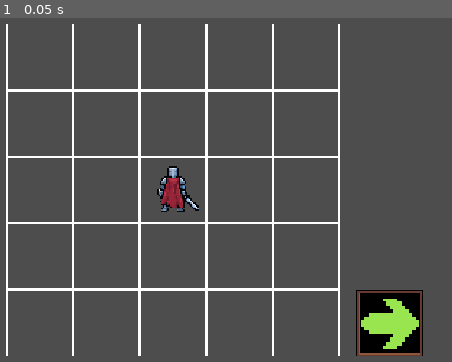
Above: before the commit, frame 1.
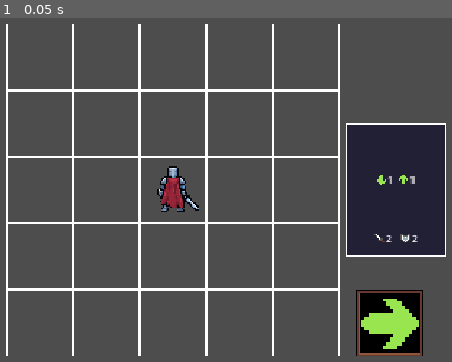
Above: after the commit, the same moment.

Repository: TheLizarditto/Foxtrot1Prototipo
Game: Godot game, scene res://Scenes/main.tscn
Same seed, same stepped clock (60 frames per second), same inputs: the game is played once before the commit and once after it.
Inputs:
- Up to frame 1 (0.05 s): no input

The runs differ from the first frame. In frame 1, 8.6% of the frame differs, in the area x 76-99%, y 30-70%.

Commit message:
Feat: agrege funciones de ejecucion de movimientos y limite de movimientos a las cartas

Diff:
--- a/Scenes/main.tscn
+++ b/Scenes/main.tscn
@@ -1,6 +1,7 @@
 [gd_scene format=3 uid="uid://b4nn81kl12ga3"]
 
 [ext_resource type="PackedScene" uid="uid://dv85vfyrw6o4c" path="res://Scenes/tablero.tscn" id="1_h0ha0"]
+[ext_resource type="PackedScene" uid="uid://bcqd6bayhlbrn" path="res://Scenes/carta.tscn" id="1_jjvhh"]
 [ext_resource type="PackedScene" uid="uid://crwd6dpdbts15" path="res://Scenes/personaje.tscn" id="2_bo1nx"]
 [ext_resource type="PackedScene" uid="uid://b4c31gckogab5" path="res://Scenes/turno.tscn" id="3_turno"]
 
@@ -15,3 +16,9 @@
 scale = Vector2(2, 2)
 
 [node name="Turno" parent="." unique_id=1889608141 instance=ExtResource("3_turno")]
+
+[node name="Carta" parent="." unique_id=1590937724 instance=ExtResource("1_jjvhh")]
+position = Vector2(214, 0)
+movimientos = Array[Vector2i]([Vector2i(0, 1), Vector2i(0, -1)])
+ataque = 2
+defensa = 2
--- a/Scripts/carta.gd
+++ b/Scripts/carta.gd
@@ -10,6 +10,7 @@
 const TEXTURA_ABAJO_DERECHA := preload("res://Assets/Carta/miniflechaabajoderecha.png")
 const TEXTURA_ATAQUE := preload("res://Assets/Carta/miniespada.png")
 const TEXTURA_DEFENSA := preload("res://Assets/Carta/miniescudo.png")
+const MAX_MOVIMIENTOS := 4
 const TAMANO_ICONO := Vector2(10, 10)
 const TAMANO_FUENTE := 10
 
@@ -18,15 +19,21 @@
 @export var movimientos: Array[Vector2i] = []
 @export var ataque := 0
 @export var defensa := 0
+@export var ruta_personaje: NodePath = "../Personaje"
+@export var delay_entre_movimientos := 0.5
 
 @onready var fondo: Sprite2D = $Fondo
 @onready var movimientos_contenedor: HBoxContainer = $Contenido/Movimientos
 @onready var atributos_contenedor: HBoxContainer = $Contenido/Atributos
+
+var ejecutando := false
 
 # Inicializa la carta, ajusta sus valores y muestra movimientos y atributos.
 func _ready() -> void:
 	ataque = maxi(ataque, 0)
 	defensa = maxi(defensa, 0)
+	delay_entre_movimientos = maxf(delay_entre_movimientos, 0.0)
+	_limitar_movimientos()
 
 	fondo.texture = sprite_fondo
 	if sprite_fondo != null:
@@ -34,6 +41,30 @@
 
 	_mostrar_movimientos()
 	_mostrar_atributos()
+
+
+# Ejecuta los movimientos de la carta sobre el personaje indicado.
+func ejecutar(personaje: Node = null) -> void:
+	if ejecutando:
+		return
+
+	if personaje == null:
+		personaje = _obtener_personaje()
+
+	if personaje == null or not personaje.has_method("movimiento"):
+		push_warning("La carta no encontro un personaje valido para ejecutar movimientos.")
+		return
+
+	ejecutando = true
+	var movimientos_validos := _obtener_movimientos_validos()
+
+	for indice in range(movimientos_validos.size()):
+		personaje.movimiento(movimientos_validos[indice])
+
+		if indice < movimientos_validos.size() - 1 and delay_entre_movimientos > 0.0:
+			await get_tree().create_timer(delay_entre_movimientos).timeout
+
+	ejecutando = false
 
 
 # Muestra cada movimiento de izquierda a derecha como flecha y cantidad.
@@ -41,13 +72,9 @@
 func _mostrar_movimientos() -> void:
 	var movimientos_agrupados: Array[Vector2i] = []
 
-	for movimiento in movimientos:
+	for movimiento in _obtener_movimientos_validos():
 		var direccion := _obtener_direccion(movimiento)
 		var cantidad := _obtener_cantidad(movimiento)
-
-		if direccion == Vector2i.ZERO or cantidad == 0:
-			push_warning("Movimiento invalido en carta: %s" % movimiento)
-			continue
 
 		# Dos movimientos consecutivos iguales se muestran como una sola cantidad.
 		if not movimientos_agrupados.is_empty() and _obtener_direccion(movimientos_agrupados[-1]) == direccion:
@@ -74,6 +101,45 @@
 		_crear_indicador(atributos_contenedor, TEXTURA_DEFENSA, defensa)
 
 	atributos_contenedor.visible = atributos_contenedor.get_child_count() > 0
+
+
+# Deja la lista de movimientos con el maximo permitido.
+func _limitar_movimientos() -> void:
+	if movimientos.size() <= MAX_MOVIMIENTOS:
+		return
+
+	push_warning("La carta solo puede tener hasta %s movimientos. Se ignoraron los movimientos extra." % MAX_MOVIMIENTOS)
+	movimientos.resize(MAX_MOVIMIENTOS)
+
+
+# Devuelve los movimientos validos en orden, respetando el limite de la carta.
+func _obtener_movimientos_validos() -> Array[Vector2i]:
+	var movimientos_validos: Array[Vector2i] = []
+
+	for indice in range(mini(movimientos.size(), MAX_MOVIMIENTOS)):
+		var movimiento := movimientos[indice]
+		var direccion := _obtener_direccion(movimiento)
+		var cantidad := _obtener_cantidad(movimiento)
+
+		if direccion == Vector2i.ZERO or cantidad == 0:
+			push_warning("Movimiento invalido en carta: %s" % movimiento)
+			continue
+
+		movimientos_validos.append(direccion * cantidad)
+
+	return movimientos_validos
+
+
+# Busca el personaje asignado o, como respaldo, uno llamado Personaje en la escena.
+func _obtener_personaje() -> Node:
+	var personaje := get_node_or_null(ruta_personaje)
+	if personaje != null:
+		return personaje
+
+	if get_tree().current_scene == null:
+		return null
+
+	return get_tree().current_scene.find_child("Personaje", true, false)
 
 
 # Crea un indicador visual con icono y numero dentro del contenedor indicado.
